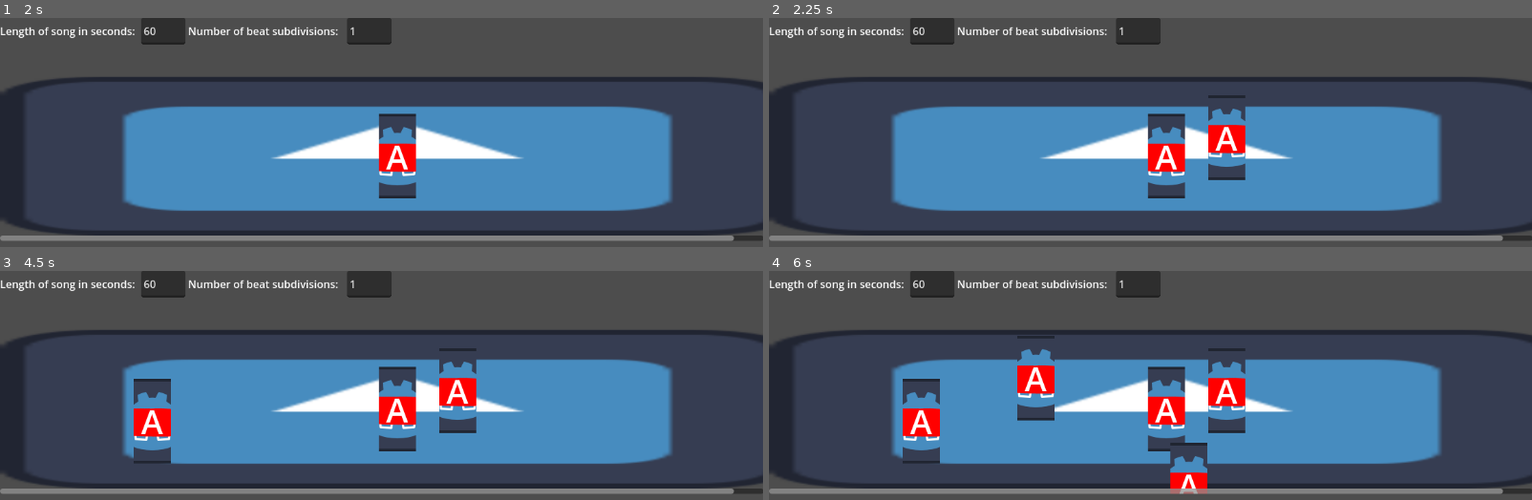
Above: before the commit, frames 1-4 (two rows, left to right).
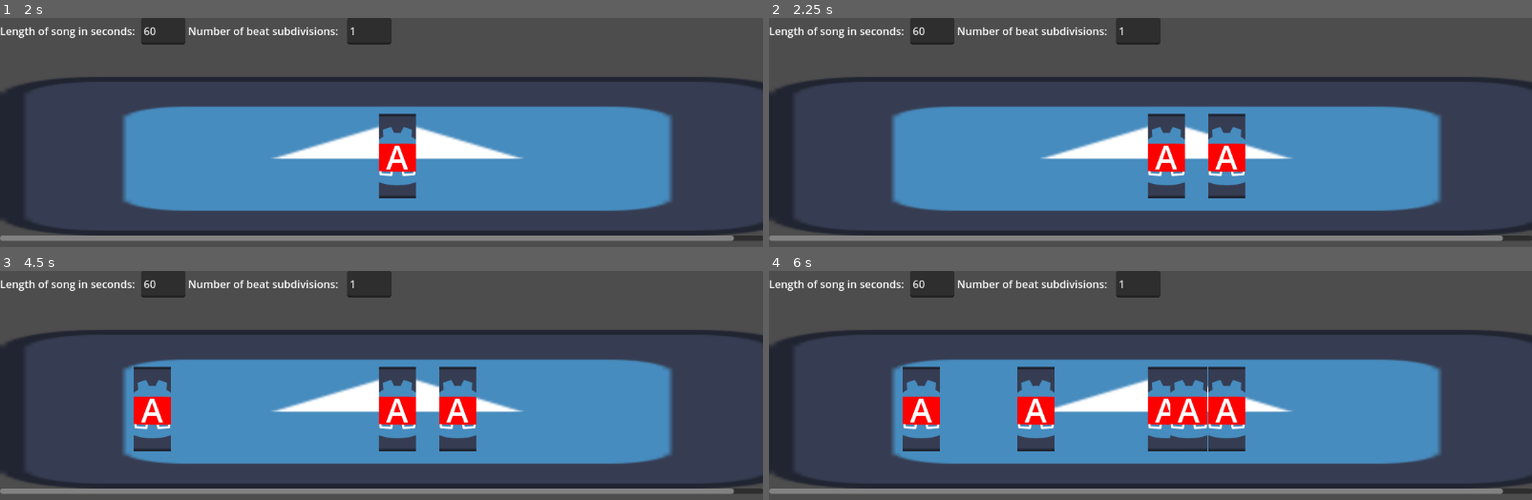
Above: after the commit, the same moments.

Repository: ValorZard/BandGame
Game: Godot game, scene res://beatmap_maker.tscn
The game is run twice, just before and just after one commit, with the same random seed, the same clock (stepped at 60 frames per second) and the same inputs. This scene is started directly instead of the project's main scene. The engine's default icon, where the game draws it, is replaced by a stand-in: a white triangle on a blue panel in a dark square.
Inputs (mouse positions are in pixels of both pictures, inside the frame that each line leads up to):
- Up to frame 1 (2 s): tap Enter at 0.5 s; move the mouse to (396, 155) at 0.52 s; tap A (note1) at 0.6 s; click (396, 155) at 0.67 s; tap Space at 1.25 s; move the mouse to (outside the picture) at 1.27 s; tap S (note2) at 1.35 s; click (outside the picture) at 1.42 s
- Up to frame 2 (2.25 s): tap Enter at 2 s; move the mouse to (1226, 137) at 2.02 s; tap D (note3) at 2.1 s; click (1226, 137) at 2.17 s
- Up to frame 3 (4.5 s): tap Space at 2.75, 4.25 s; move the mouse to (outside the picture) at 2.77 s; tap F (note4) at 2.85 s; click (outside the picture) at 2.92 s; tap Enter at 3.5 s; move the mouse to (outside the picture) at 3.52 s; tap A (note1) at 3.6 s; click (outside the picture) at 3.67 s; move the mouse to (152, 419) at 4.27 s; tap S (note2) at 4.35 s; click (152, 419) at 4.42 s
- Up to frame 4 (6 s): move the mouse to (1188, 486) at 5.02 s; tap D (note3) at 5.1 s; click (1188, 486) at 5.17 s; move the mouse to (1036, 378) at 5.77 s; tap F (note4) at 5.85 s; click (1036, 378) at 5.92 s

Frame 1 is identical in both runs. In frame 2, 1.8% of the frame differs, in the area x 57-63%, y 33-79%; in frame 3, 3.5%; in frame 4, 7.3%, in the area x 17-63%, y 28-98%.

Commit message:
better note placement

Diff:
--- a/beatmap_maker.gd
+++ b/beatmap_maker.gd
@@ -1,5 +1,6 @@
 extends Control
 
+class_name BeatmapMaker
 
 @export var beats_per_minute : float = 112
 @export var song_length : float = 60. # in seconds
--- a/beatmap_maker.tscn
+++ b/beatmap_maker.tscn
@@ -16,11 +16,12 @@
 offset_bottom = 337.0
 horizontal_scroll_mode = 2
 
-[node name="NoteTimeline" type="TextureRect" parent="ScrollContainer"]
+[node name="NoteTimeline" type="TextureRect" parent="ScrollContainer" node_paths=PackedStringArray("beatmap_maker")]
 layout_mode = 2
 size_flags_vertical = 3
 texture = ExtResource("1_j8k14")
 script = ExtResource("3_g62q5")
+beatmap_maker = NodePath("../..")
 
 [node name="HBoxContainer" type="HBoxContainer" parent="."]
 layout_mode = 0
--- a/note_timeline.gd
+++ b/note_timeline.gd
@@ -1,7 +1,8 @@
 extends TextureRect
 
+@export var beatmap_maker : BeatmapMaker # easy way to get reference to parent
+
 var note_array : Array
-
 
 # Called when the node enters the scene tree for the first time.
 func _ready():
@@ -11,9 +12,16 @@
 	if event is InputEventMouseButton:
 		if event.button_index == MOUSE_BUTTON_LEFT and event.pressed:
 			print("I've been clicked at: ", event.position)
-			var note_obj : RhythmGameUtils.Note = RhythmGameUtils.Note.new(RhythmGameUtils.NOTES.A, 10)
+			# convert the position of the click to the ratio of the song by using the length of the note timeline
+			var current_position_in_song : float = (event.position.x / size.x) * beatmap_maker.song_length
+			print("Current Song Location: ", current_position_in_song)
+			# TODO: Make it so that you can change the type of note in that location
+			var note_obj : RhythmGameUtils.Note = RhythmGameUtils.Note.new(RhythmGameUtils.NOTES.A, current_position_in_song)
 			var note_sprite := RhythmGameUtils.note_sprite.instantiate()
-			note_sprite.position = event.position
+			# put the note sprite on the right place in the timeline while keeping it centered
+			note_sprite.position.x = event.position.x
+			note_sprite.position.y = self.size.y / 2
+			# make sure to actually add the note object to the note array, and add the note sprite to the scene
 			add_child(note_sprite)
 			note_array.append([note_obj, note_sprite])
 
